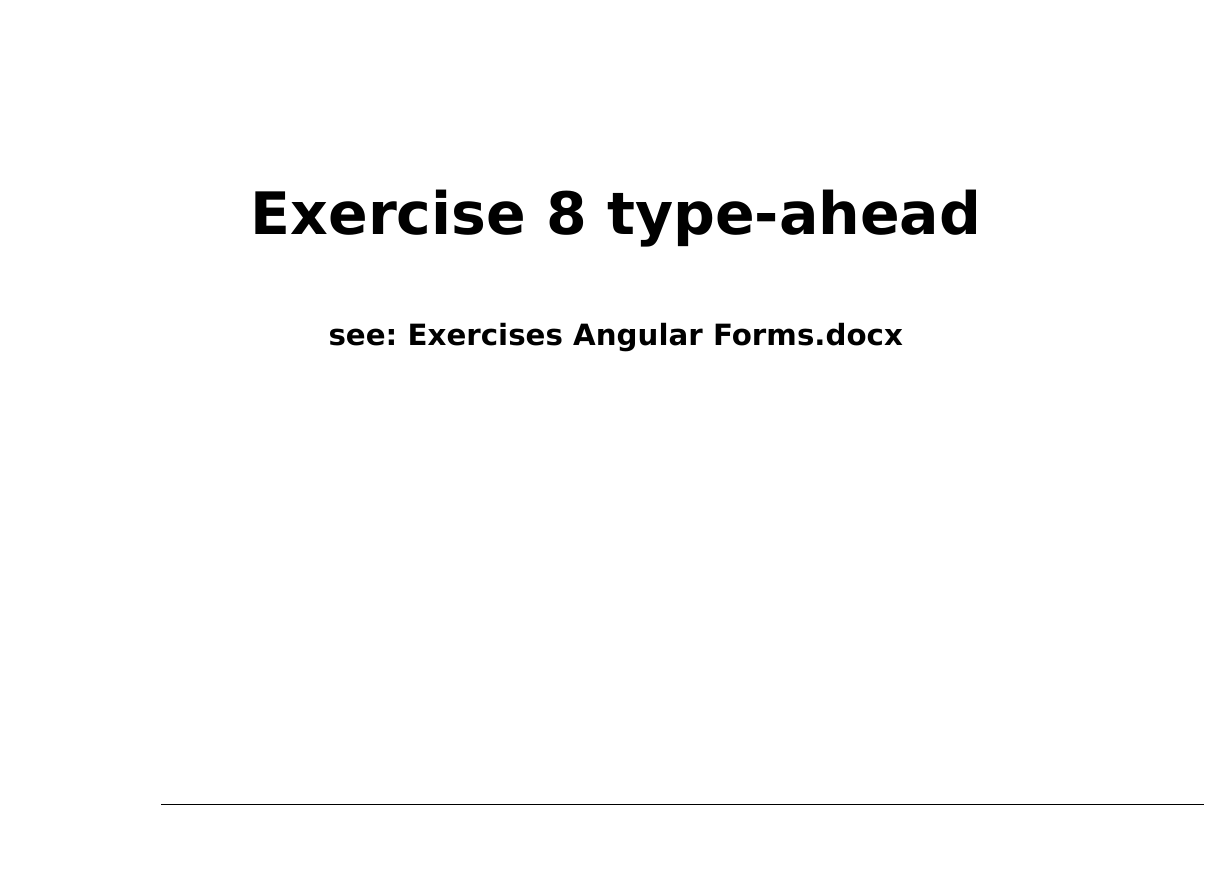
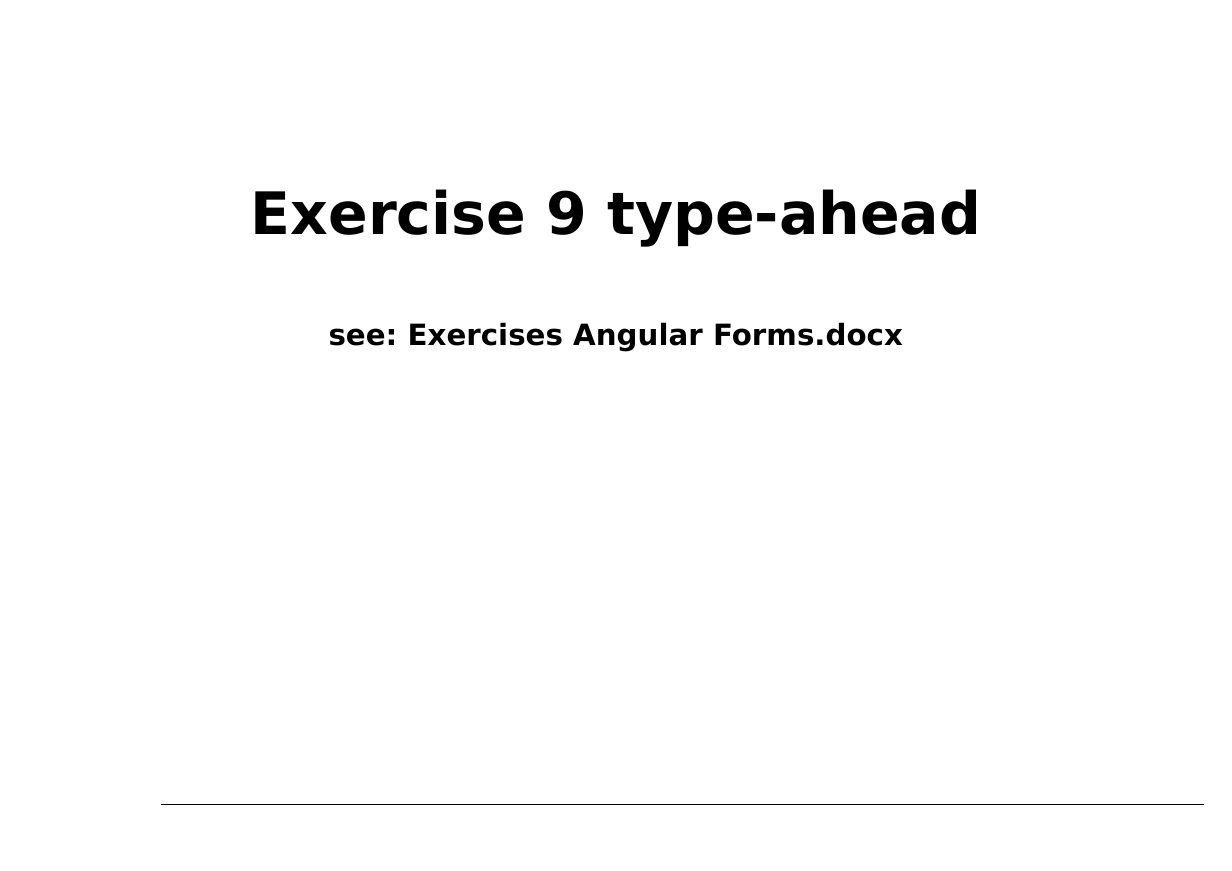
Before and after one commit to petereijgermans11/accelerator-programma, a slide deck: slide 72 of forms/Angular Forms.pptx (slide 68 before the commit). Drawn at 1232x871 pixels with LibreOffice and Linux fonts; fonts in the diff are those of the drawing. Boxes give left, top, right and bottom in pixels: in the first picture for what was removed or moved away, otherwise in the second. Text is boxed around its words. In the diff, an @@ line names an element or a change of style, - is before the commit and + after.

```diff
--- a/forms/Angular Forms.pptx
+++ b/forms/Angular Forms.pptx
@@ text at bbox=[251, 189, 981, 246]: text changed @@
-Exercise 8 type-ahead
+Exercise 9 type-ahead
```
Also in this commit, not shown: 7 other slides changed, 4 slides added, 5 other files.
